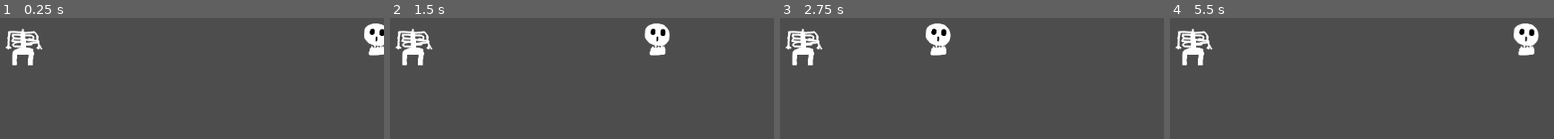
Above: before the commit, frames 1-4 (left to right).
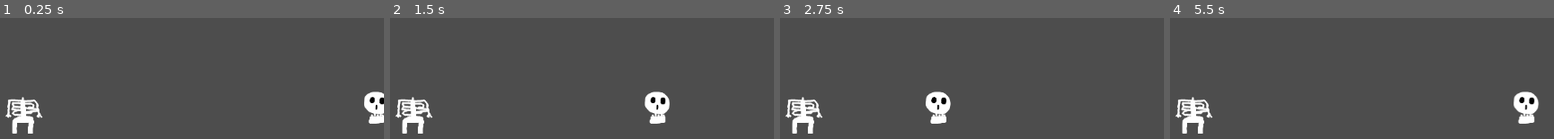
Above: after the commit, the same moments.

Repository: catowbr/skeleton-game
Game: Godot game, scene res://scenes/game.tscn
Two runs of this game, one before a commit and one after it. Both use one fixed random seed, a clock stepped at 60 frames per second and the inputs below.
Inputs:
- Up to frame 1 (0.25 s): no input
- Up to frame 2 (1.5 s): no input
- Up to frame 3 (2.75 s): no input
- Up to frame 4 (5.5 s): tap Enter at 5 s

The runs differ from the first frame. In frame 1, 5.3% of the frame differs, in the area x 1-100%, y 4-96%; in frame 2, 5.7%, in the area x 1-73%, y 4-96%; in frame 3, 5.6%; in frame 4, 5.7%.

Commit message:
feat: add skeleton move signals

Diff:
--- a/scenes/level1.tscn
+++ b/scenes/level1.tscn
@@ -8,6 +8,7 @@
 [node name="Skeleton" parent="." unique_id=1441512005 instance=ExtResource("1_wwpf4")]
 
 [node name="Camera2D" type="Camera2D" parent="Skeleton" unique_id=926185380]
+position = Vector2(0, -110)
 
 [node name="SkeletonHead" parent="." unique_id=536604508 instance=ExtResource("2_m7ahb")]
 position = Vector2(600, -40)
--- a/scripts/Connect.gd
+++ b/scripts/Connect.gd
@@ -1,3 +1,8 @@
 extends Node
 
 signal skeleton_stop
+
+signal skeleton_move_north
+signal skeleton_move_south
+signal skeleton_move_east
+signal skeleton_move_west
--- a/scripts/skeleton.gd
+++ b/scripts/skeleton.gd
@@ -9,6 +9,10 @@
 
 func _ready() -> void:
 	Connect.skeleton_stop.connect(on_skeleton_stop)
+	Connect.skeleton_move_south.connect(move_south)
+	Connect.skeleton_move_north.connect(move_north)
+	Connect.skeleton_move_east.connect(move_east)
+	Connect.skeleton_move_west.connect(move_west)
 
 
 func _process(delta: float) -> void:
@@ -18,5 +22,17 @@
 	move_and_slide()
 
 
+func move_south():
+	current_direction = Vector2(0, -1)
+
+func move_north():
+	current_direction = Vector2(0, 1)
+
+func move_east():
+	current_direction = Vector2(1, 0)
+
+func move_west():
+	current_direction = Vector2(-1, 0)
+
 func on_skeleton_stop():
 	current_direction = Vector2(0, 0)
